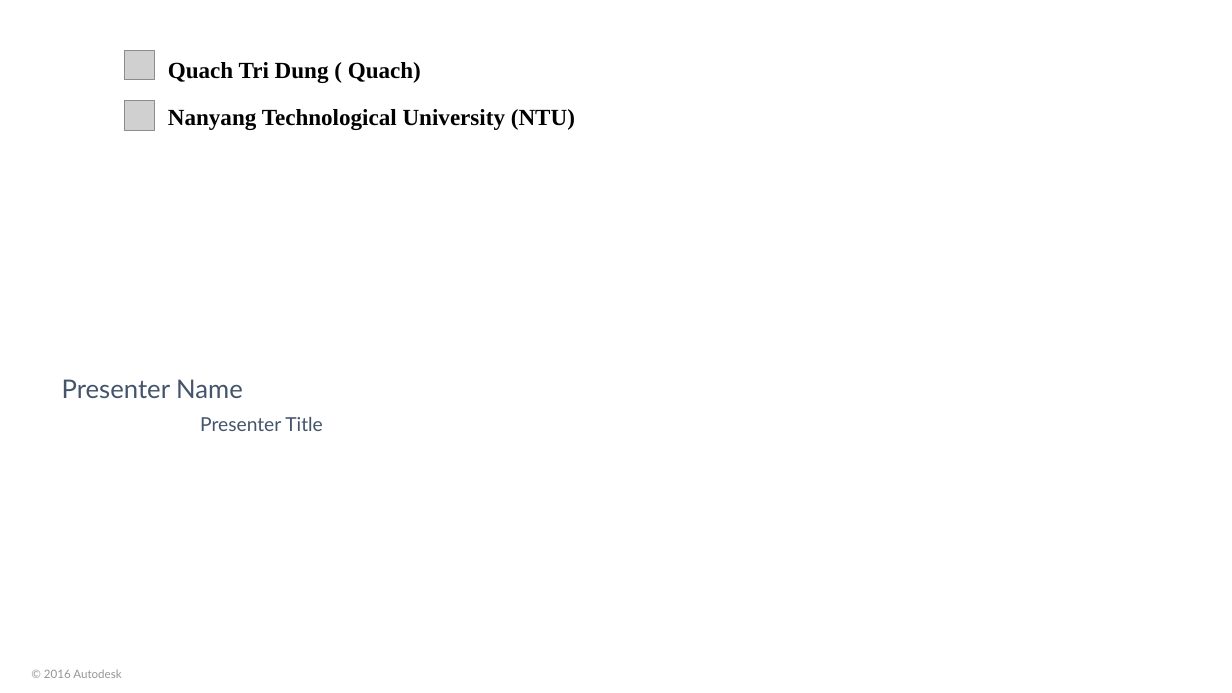
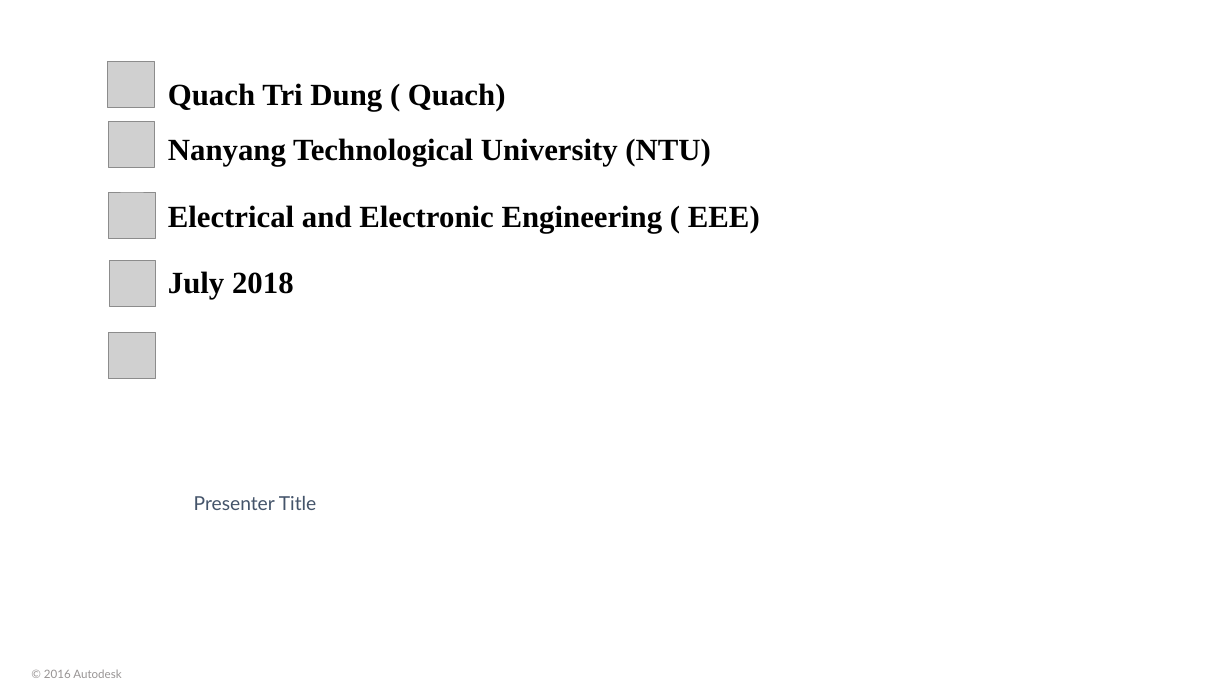
Before and after one commit to Quach2502/present, a slide deck: slide 1 of present.pptx. Drawn at 1232x693 pixels with LibreOffice and Linux fonts; fonts in the diff are those of the drawing; grey boxes stand for pictures; background and template pictures are left out. Boxes give left, top, right and bottom in pixels: in the first picture for what was removed or moved away, otherwise in the second. Text is boxed around its words. In the diff, an @@ line names an element or a change of style, - is before the commit and + after.

```diff
--- a/present.pptx
+++ b/present.pptx
@@ picture: place and size @@
-picture at (125,50,154,79)
+picture at (108,62,154,108)
@@ text at (168,83,711,167): size 18 to 24 pt in "Quach Tri Dung ( Quach)", "Nanyang Technological University (NTU)" @@
@@ picture added at (108,121,153,167) @@
@@ picture added at (108,192,156,238) @@
@@ text at (168,205,760,300): paragraphs added @@
+Electrical and Electronic Engineering ( EEE)
+July 2018
@@ picture: place and size @@
-picture at (125,101,154,130)
+picture at (110,261,156,307)
@@ picture added at (108,333,156,379) @@
@@ text removed at (62,379,243,398) @@
-Presenter Name
@@ text "Presenter Title": place and size @@
-text "Presenter Title" at (200,417,323,431)
+text "Presenter Title" at (194,496,317,510)
```
Also in this commit, not shown: 4 other files.
